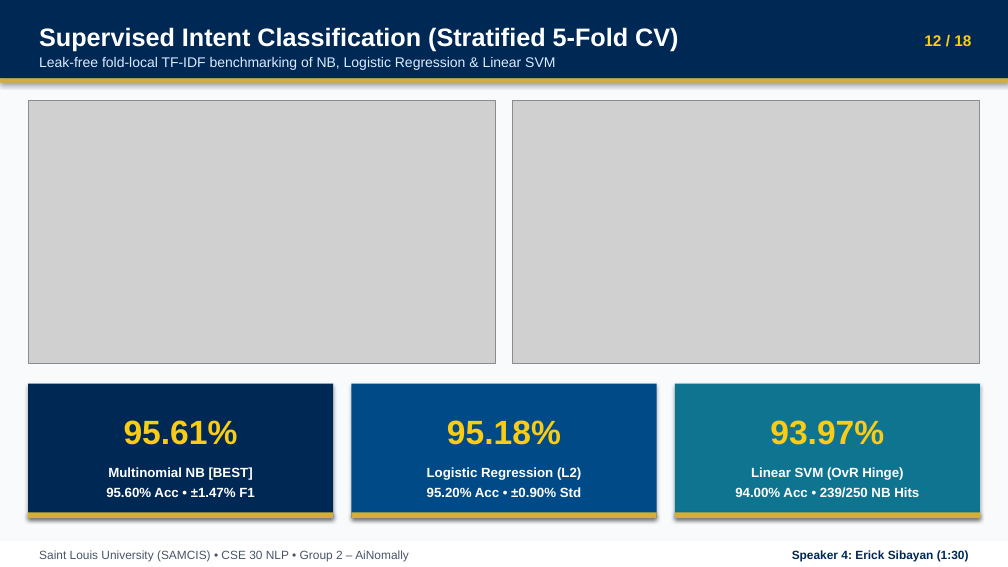
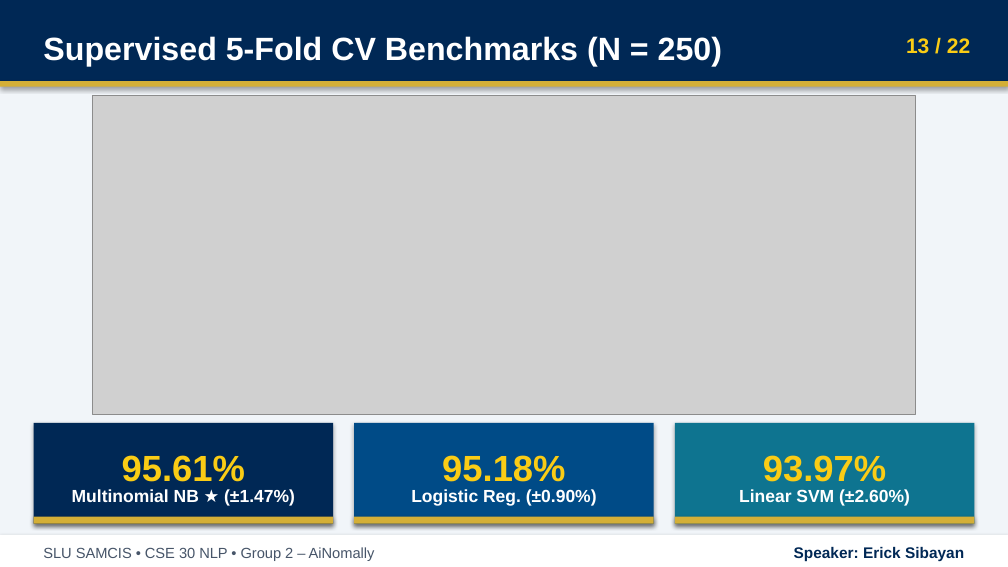
Before and after one commit to ChazeRodriguez/slu-egovernance-chatbot-car-lexicon, a slide deck: slide 13 of presentation/Group2_AiNomally_CSE30_Deck.pptx (slide 12 before the commit). Drawn at 1008x567 pixels with LibreOffice and Linux fonts; fonts in the diff are those of the drawing; grey boxes stand for pictures. Boxes give left, top, right and bottom in pixels: in the first picture for what was removed or moved away, otherwise in the second. Text is boxed around its words. In the diff, an @@ line names an element or a change of style, - is before the commit and + after.

```diff
--- a/presentation/Group2_AiNomally_CSE30_Deck.pptx
+++ b/presentation/Group2_AiNomally_CSE30_Deck.pptx
@@ background #F8FAFC to #F1F5F9 @@
@@ text "Supervised 5-Fold CV Benchmarks (N ..." at <box>43,36,722,66</box>: vertical alignment top to middle @@
@@ text removed at <box>39,57,555,70</box> @@
-Leak-free fold-local TF-IDF benchmarking of NB, Logistic Regression & Linear SVM
@@ text at <box>43,36,722,66</box>: text changed; size 18 to 23 pt @@
-Supervised Intent Classification (Stratified 5-Fold CV)
+Supervised 5-Fold CV Benchmarks (N = 250)
@@ text added at <box>906,38,970,54</box>, 15 pt, text #FACC15, bold @@
+13 / 22
@@ text removed at <box>924,35,971,46</box> @@
-12 / 18
@@ rectangle: place and size @@
-rectangle at <box>0,79,1008,83</box>
+rectangle at <box>0,82,1008,88</box>
@@ picture removed at <box>28,101,496,364</box> @@
@@ picture added at <box>93,95,916,414</box> @@
@@ picture removed at <box>512,101,980,364</box> @@
@@ rectangle: place and size @@
-rectangle at <box>28,384,334,518</box>
+rectangle at <box>33,422,333,523</box>
@@ text "95.61%": place and size @@
-text "95.61%" at <box>124,420,238,445</box>
+text "95.61%" at <box>122,455,245,482</box>
@@ rectangle: place and size @@
-rectangle at <box>352,384,657,518</box>
+rectangle at <box>354,422,653,523</box>
@@ text "95.18%": place and size @@
-text "95.18%" at <box>447,420,561,445</box>
+text "95.18%" at <box>442,455,565,482</box>
@@ rectangle: place and size @@
-rectangle at <box>674,384,980,518</box>
+rectangle at <box>674,422,974,523</box>
@@ size 24 to 26 pt; line spacing 1.25 to 1.28 in 3 elements at <box>442,455,565,482</box>, <box>122,455,245,482</box>, <box>763,455,886,482</box> @@
@@ text "93.97%": place and size @@
-text "93.97%" at <box>770,420,884,445</box>
+text "93.97%" at <box>763,455,886,482</box>
@@ text at <box>72,489,295,506</box>: text changed; size 9.5 to 12.5 pt @@
-Multinomial NB [BEST]
-95.60% Acc • ±1.47% F1
+Multinomial NB ★ (±1.47%)
@@ text at <box>411,489,597,506</box>: text changed; size 9.5 to 12.5 pt @@
-Logistic Regression (L2)
-95.20% Acc • ±0.90% Std
+Logistic Reg. (±0.90%)
@@ text at <box>739,489,910,506</box>: text changed; size 9.5 to 12.5 pt @@
-Linear SVM (OvR Hinge)
-94.00% Acc • 239/250 NB Hits
+Linear SVM (±2.60%)
@@ rectangle: place and size @@
-rectangle at <box>0,540,1008,566</box>
+rectangle at <box>0,535,1008,567</box>
@@ rectangle: place and size @@
-rectangle at <box>28,512,334,518</box>
+rectangle at <box>33,516,333,523</box>
@@ rectangle: place and size @@
-rectangle at <box>352,512,657,518</box>
+rectangle at <box>354,516,653,523</box>
@@ rectangle: place and size @@
-rectangle at <box>674,512,980,518</box>
+rectangle at <box>674,516,974,523</box>
@@ text at <box>43,547,375,561</box>: text changed; size 8.5 to 10.5 pt @@
-Saint Louis University (SAMCIS) • CSE 30 NLP • Group 2 – AiNomally
+SLU SAMCIS • CSE 30 NLP • Group 2 – AiNomally
@@ text at <box>794,547,964,562</box>: text changed; size 8.5 to 11 pt @@
-Speaker 4: Erick Sibayan (1:30)
+Speaker: Erick Sibayan
```
Also in this commit, not shown: 15 other slides changed, 6 slides added, 2 slides removed, 8 other files.
